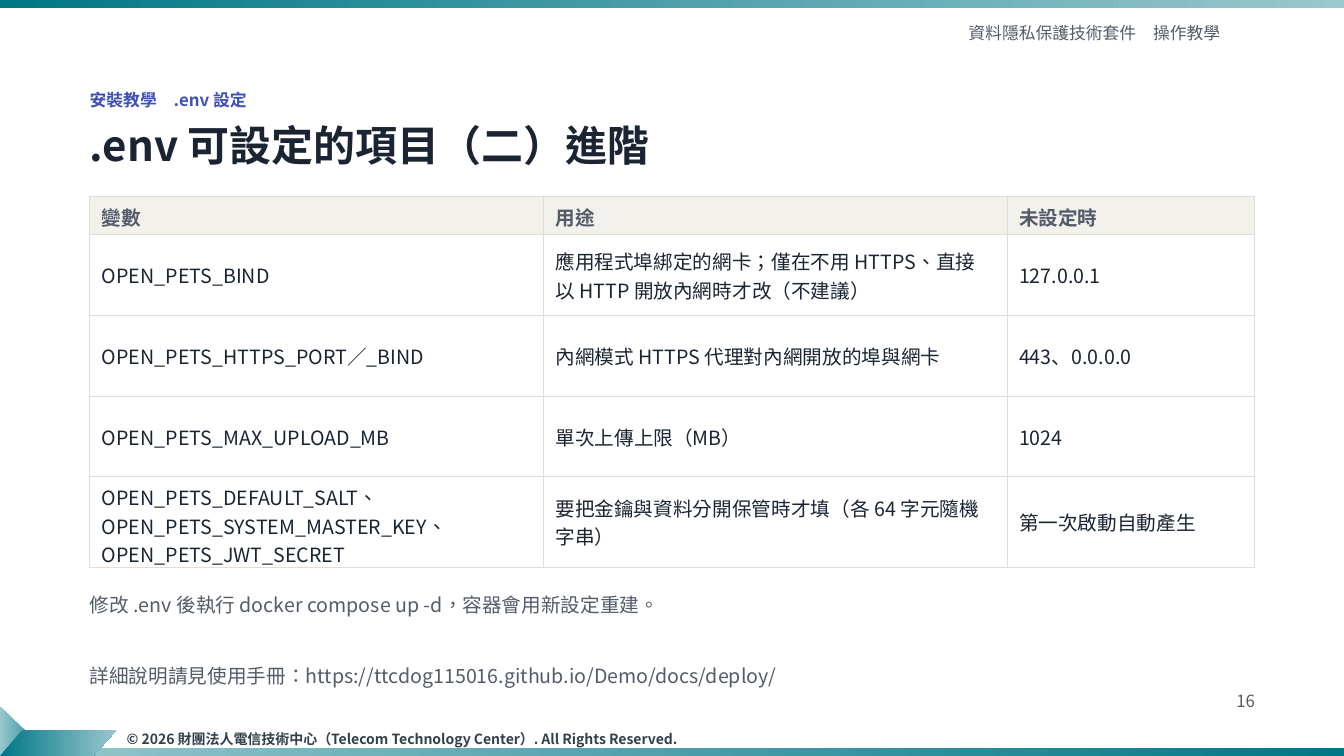
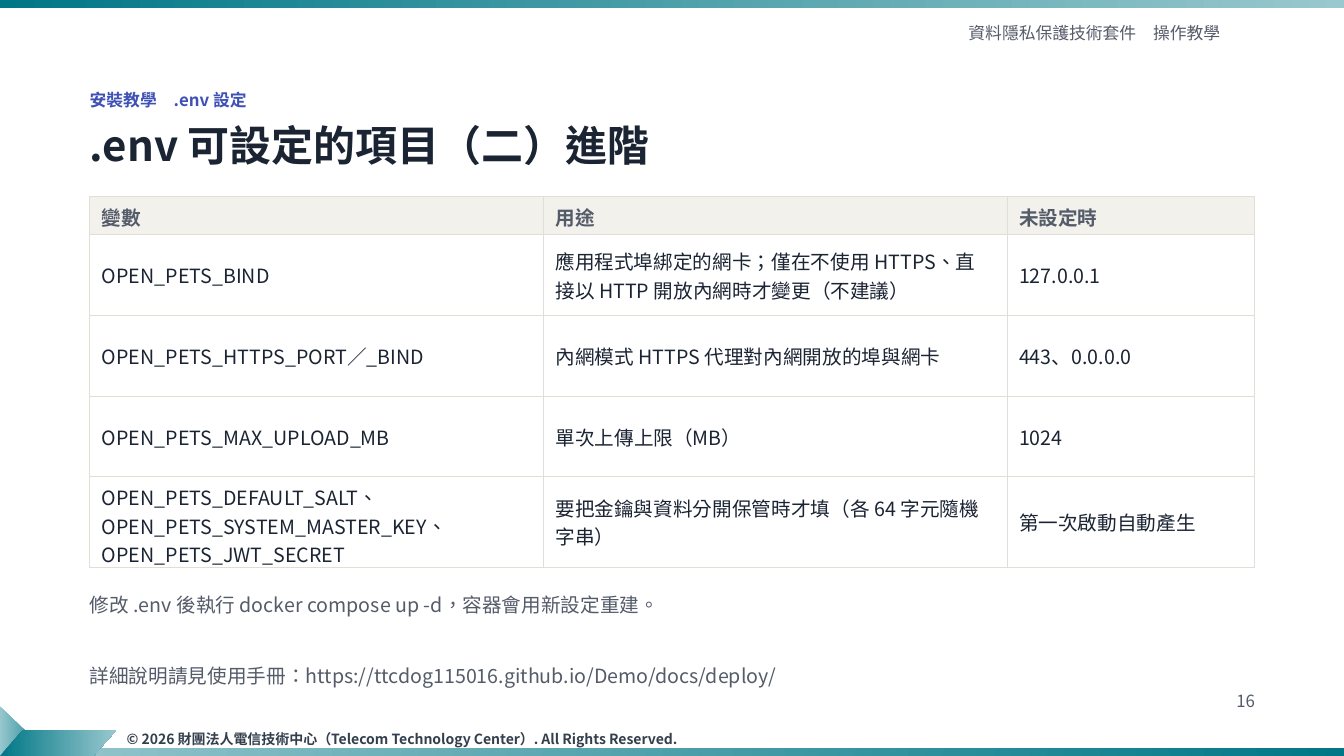
Before and after one commit to ttcdog115016/Demo, a slide deck: slide 16 of slides/資料隱私保護技術套件_操作教學_TTC樣板_v4.pptx. Drawn at 1344x756 pixels with LibreOffice and Linux fonts; fonts in the diff are those of the drawing; background and template pictures are left out. Boxes give left, top, right and bottom in pixels: in the first picture for what was removed or moved away, otherwise in the second. Text is boxed around its words. In the diff, an @@ line names an element or a change of style, - is before the commit and + after.

```diff
--- a/slides/資料隱私保護技術套件_操作教學_TTC樣板_v4.pptx
+++ b/slides/資料隱私保護技術套件_操作教學_TTC樣板_v4.pptx
@@ table at bbox=[90, 197, 1255, 572] @@
-row 2, column 2: 應用程式埠綁定的網卡；僅在不用 HTTPS、直接以 HTTP 開放內網時才改（不建議）
+row 2, column 2: 應用程式埠綁定的網卡；僅在不使用 HTTPS、直接以 HTTP 開放內網時才變更（不建議）
```
Also in this commit, not shown: 12 other slides changed, 7 other files.
